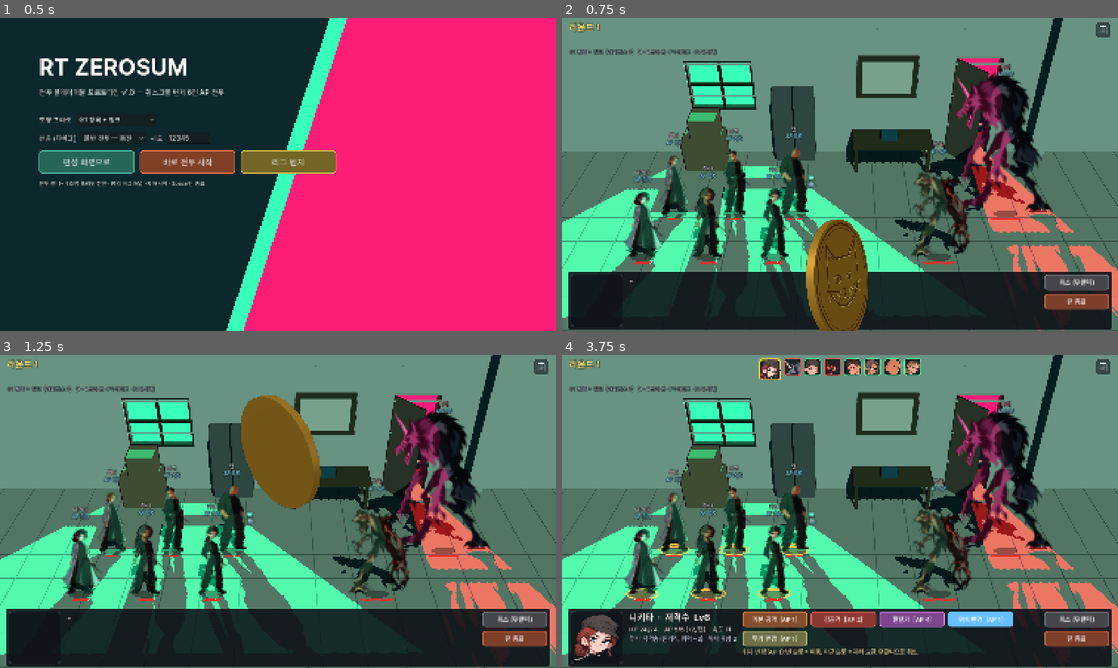
Above: before the commit, frames 1-4 (two rows, left to right).
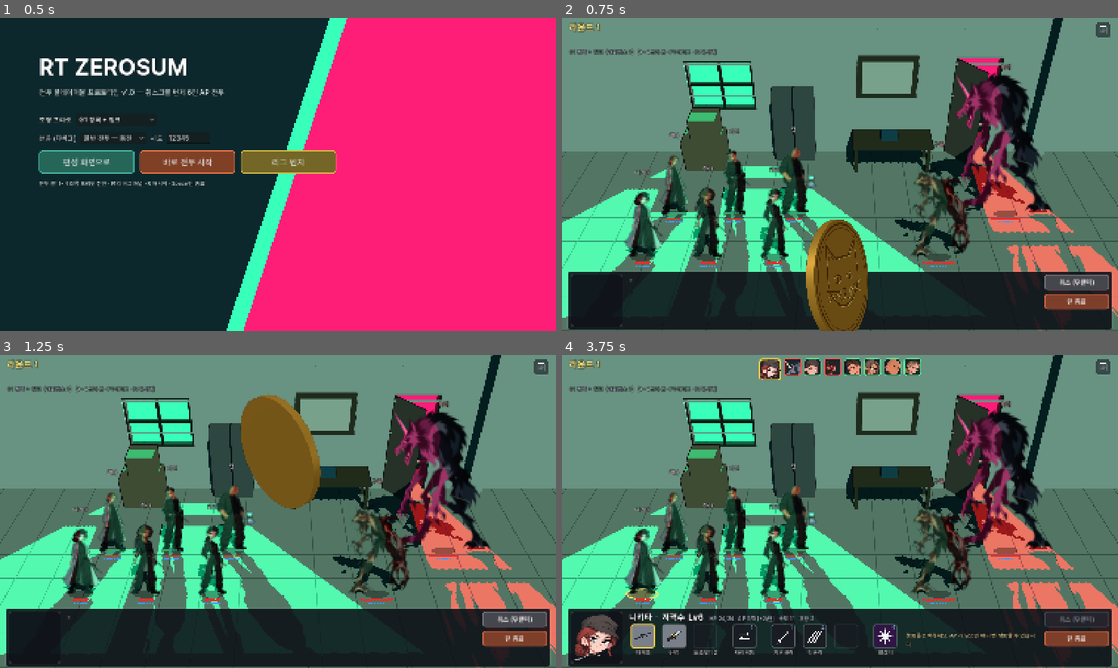
Above: after the commit, the same moments.

Repository: HomilBBANG/rt_zerosum
Game: Godot game, scene res://scenes/main_menu.tscn
Two runs of this game, one before a commit and one after it. Both use one fixed random seed, a clock stepped at 60 frames per second and the inputs below.
Inputs (mouse positions are in pixels of both pictures, inside the frame that each line leads up to):
- Up to frame 1 (0.5 s): no input
- Up to frame 2 (0.75 s): click "바로 전투 시작" at 0.5 s
- Up to frame 3 (1.25 s): no input
- Up to frame 4 (3.75 s): click "취소 (우클릭)" at 1.25 s; click (1101, 367) at 2.02 s; click "취소 (우클릭)" at 2.75 s; click (979, 617) at 3.5 s, where only the run before the commit has a clickable "위치 변경 [AP 1]"

Frame 1 is identical in both runs. In frame 2, 0.4% of the frame differs, in the area x 12-82%, y 17-85%; in frame 3, 0.4%; in frame 4, 7.0%, in the area x 12-99%, y 17-96%.

Commit message:
하단 HUD 개편(무기 3칸·자리 이동·스킬 3칸·필살기), 발밑 AP 파란 칸
- 발밑: 체력 칸 아래 AP 를 파란 평행사변형 칸으로 (최대 AP 칸, 현재 AP 만큼 참)
- 하단 슬롯: 무기 3칸(클릭 시 검은 "장착하기 AP -1" 버튼, 장착 중 노란 테두리·
  "장착 중" 비활성), 자리 이동(이동·교체 가능 자리 발밑 파란 표시), 기본 스킬 3칸
  (아이콘 아래 이름, 호버 설명), 필살기(호버 설명). tools/gen_ui_icons.py 아이콘
- 규칙: player_equip_weapon(index), UnitRuntime.move_locked/can_be_moved —
  옮길 수 없는 캐릭터는 이동·교체 후보에서 제외. 테스트 [12] (75개 통과)
- 자동 검증: --autoplay=slot:<i>:press|hover

Co-Authored-By: Claude Opus 5.5 <noreply@anthropic.com>
Claude-Session: https://claude.ai/code/session_014aytw3hj7boqn3SZ5GP5ti

Diff:
--- a/scripts/battle/battle_controller.gd
+++ b/scripts/battle/battle_controller.gd
@@ -301,14 +301,14 @@
 ## 이동 가능한 슬롯 목록 [{key, kind: "move"|"swap", other}]
 func get_move_options() -> Array[Dictionary]:
 	var out: Array[Dictionary] = []
-	if current == null or current.is_large():
+	if current == null or not current.can_be_moved():
 		return out
 	for key in slots.team_slot_keys(current.team):
 		if key == current.slot_key():
 			continue
 		var other := slots.unit_at(key)
-		if other != null and other.is_large():
-			continue
+		if other != null and not other.can_be_moved():
+			continue   # 부상·상태이상·큰 몸집: 표시하지 않음
 		out.append({"key": key, "kind": "move" if other == null else "swap", "other": other})
 	return out
 
@@ -382,6 +382,34 @@
 	current.actions_this_turn += 1
 	current.weapon_index = (current.weapon_index + 1) % current.data.weapons.size()
 	_log("%s 무기 변경 → %s" % [current.display_name(), current.current_weapon().name])
+	ap_changed.emit(current)
+	weapon_changed.emit(current)
+	_after_action()
+	return true
+
+
+## 무기 슬롯 index(0 주무기, 1·2 보조무기)를 장착. AP 는 무기 변경 비용(1).
+func player_equip_weapon(index: int) -> bool:
+	if not is_player_turn():
+		command_rejected.emit("지금은 명령할 수 없습니다.")
+		return false
+	var wp: ActionData = actions.get("weapon", null)
+	if wp == null:
+		return false
+	if index < 0 or index >= current.data.weapons.size():
+		command_rejected.emit("빈 무기 칸입니다.")
+		return false
+	if index == current.weapon_index:
+		command_rejected.emit("이미 장착 중입니다.")
+		return false
+	if not APComponent.can_pay(current, wp.ap_cost):
+		command_rejected.emit("AP가 부족합니다. (필요 %d)" % wp.ap_cost)
+		return false
+	_set_state(State.ACTION_RESOLVE)
+	APComponent.pay(current, wp.ap_cost)
+	current.actions_this_turn += 1
+	current.weapon_index = index
+	_log("%s 무기 장착 → %s" % [current.display_name(), current.current_weapon().name])
 	ap_changed.emit(current)
 	weapon_changed.emit(current)
 	_after_action()
--- a/scripts/battle/slot_manager.gd
+++ b/scripts/battle/slot_manager.gd
@@ -79,8 +79,8 @@
 	if target_key == unit.slot_key():
 		return {"ok": false, "reason": "현재 위치입니다."}
 	var other: UnitRuntime = _slots.get(target_key, null)
-	if unit.is_large() or (other != null and other.is_large()):
-		return {"ok": false, "reason": "큰 몸집은 자리를 옮기거나 바꿀 수 없습니다."}
+	if not unit.can_be_moved() or (other != null and not other.can_be_moved()):
+		return {"ok": false, "reason": "자리를 옮기거나 바꿀 수 없는 상태입니다."}
 	var from_key := unit.slot_key()
 	if other == null:
 		_slots.erase(from_key)
--- a/scripts/battle/unit_runtime.gd
+++ b/scripts/battle/unit_runtime.gd
@@ -13,6 +13,8 @@
 var alive: bool = true
 ## 이번 턴 누적 행동 수 (디버그/AI 용)
 var actions_this_turn: int = 0
+## 부상·상태이상 등으로 자리를 옮길 수 없음 (자리 이동·교환 대상에서 빠짐). 상태이상 시스템이 생기면 여기서 판단
+var move_locked: bool = false
 
 
 static func create(p_data: UnitData, p_instance_id: int, p_row: int, p_index: int) -> UnitRuntime:
@@ -32,6 +34,7 @@
 	weapon_index = 0
 	alive = true
 	actions_this_turn = 0
+	move_locked = false
 
 
 func slot_key() -> String:
@@ -54,6 +57,11 @@
 	return data.row_span > 1
 
 
+## 자리 이동·교환이 가능한가 (큰 몸집·부상·상태이상이면 불가)
+func can_be_moved() -> bool:
+	return alive and not is_large() and not move_locked
+
+
 func current_weapon() -> Dictionary:
 	if data.weapons.is_empty():
 		return {"id": "none", "name": "맨손", "range_type": data.range_type, "power_bonus": 0}
--- a/scripts/battle_scene.gd
+++ b/scripts/battle_scene.gd
@@ -75,7 +75,7 @@
 			KEY_ESCAPE: Game.go_menu()
 
 
-## CLI 자동 진행 (스크린샷/검증용): --autoplay=aim|move|fight:N
+## CLI 자동 진행 (스크린샷/검증용): --autoplay=aim|move|fight:N|slot:i:press|hover
 func _run_cli() -> void:
 	var auto: String = Game.cli.get("autoplay", "")
 	if auto != "":
@@ -95,6 +95,16 @@
 				break
 			if auto == "move":
 				hud.begin_move()
+				break
+			if auto.begins_with("slot"):
+				# --autoplay=slot:<번호>:press|hover — 하단 슬롯 클릭/호버 (0~2 무기, 3 이동, 4~6 스킬, 7 필살기)
+				await get_tree().process_frame
+				var b := hud.debug_slot_button(int(auto.get_slice(":", 1)))
+				if b != null:
+					if auto.get_slice(":", 2) == "hover":
+						b.mouse_entered.emit()
+					else:
+						b.pressed.emit()
 				break
 			if auto.begins_with("fight"):
 				if steps >= max_steps:
--- a/scripts/presentation/battle_view_2d.gd
+++ b/scripts/presentation/battle_view_2d.gd
@@ -300,11 +300,15 @@
 	return true
 
 
-## 발밑 체력 칸: 외곽선 없는 짧은 평행사변형 여러 개 (아군 3칸, 적 10칸). 체력 비율만큼 칸이 차고, 걸친 칸은 일부만 참.
+## 발밑 체력·AP 칸: 외곽선 없는 짧은 평행사변형 여러 개.
+## 체력(붉은색) = 아군 3칸 / 적 10칸, 체력 비율만큼 차고 걸친 칸은 일부만 참.
+## AP(파란색) = 체력 바로 아래, 최대 AP 수만큼 칸, 현재 AP 만큼 참.
 const HP_SEGMENTS_ALLY := 3
 const HP_SEGMENTS_ENEMY := 10
 const HP_COLOR := Color(0.95, 0.16, 0.14)
 const HP_EMPTY := Color(0.25, 0.04, 0.04, 0.7)
+const AP_COLOR := Color(0.25, 0.6, 1.0)
+const AP_EMPTY := Color(0.04, 0.1, 0.25, 0.7)
 
 
 func _draw_back_bars() -> void:
@@ -312,22 +316,28 @@
 		var s: UnitSprite2D = sprites[id]
 		var u: UnitRuntime = s.unit
 		var k := s.scale.y
+		var a := 1.0 if u.alive else 0.35
+		var h := maxf(6.0, 8.0 * k)
+		var y := s.position.y + 17.0 * k
 		var n := HP_SEGMENTS_ALLY if u.team == "ally" else HP_SEGMENTS_ENEMY
-		var seg_w := (15.0 if n <= 3 else 8.0) * k
-		var gap := 3.0 * k
-		var h := maxf(6.0, 8.0 * k)
-		var skew := h * 0.6   # 윗변을 오른쪽으로 밀어 기울임
-		var total := n * seg_w + (n - 1) * gap + skew
-		var x0 := s.position.x - total * 0.5
-		var y := s.position.y + 17.0 * k
-		var a := 1.0 if u.alive else 0.35
-		var filled := clampf(float(u.hp) / float(maxi(u.data.max_hp, 1)), 0.0, 1.0) * n
-		for i in n:
-			var x := x0 + i * (seg_w + gap)
-			back_bars.draw_colored_polygon(_para(x, y, seg_w, h, skew), Color(HP_EMPTY, HP_EMPTY.a * a))
-			var f := clampf(filled - i, 0.0, 1.0)
-			if f > 0.0:
-				back_bars.draw_colored_polygon(_para(x, y, seg_w * f, h, skew), Color(HP_COLOR, a))
+		var hp_frac := clampf(float(u.hp) / float(maxi(u.data.max_hp, 1)), 0.0, 1.0)
+		_draw_segments(s.position.x, y, n, (15.0 if n <= 3 else 8.0) * k, h, 3.0 * k, hp_frac * n, HP_COLOR, HP_EMPTY, a)
+		if u.alive:
+			var ah := maxf(4.0, 5.0 * k)
+			_draw_segments(s.position.x, y + h + 3.0 * k, u.data.max_ap, 7.0 * k, ah, 2.5 * k, float(u.ap), AP_COLOR, AP_EMPTY, a)
+
+
+## 가운데 cx 에 n 칸, filled 칸만큼 채움 (소수면 마지막 칸 일부)
+func _draw_segments(cx: float, y: float, n: int, seg_w: float, h: float, gap: float, filled: float, col: Color, empty: Color, a: float) -> void:
+	var skew := h * 0.6   # 윗변을 오른쪽으로 밀어 기울임
+	var total := n * seg_w + (n - 1) * gap + skew
+	var x0 := cx - total * 0.5
+	for i in n:
+		var x := x0 + i * (seg_w + gap)
+		back_bars.draw_colored_polygon(_para(x, y, seg_w, h, skew), Color(empty, empty.a * a))
+		var f := clampf(filled - i, 0.0, 1.0)
+		if f > 0.0:
+			back_bars.draw_colored_polygon(_para(x, y, seg_w * f, h, skew), Color(col, a))
 
 
 ## 아래변 왼쪽이 (x, y+h) 인 평행사변형
--- a/scripts/presentation/slot_marker_2d.gd
+++ b/scripts/presentation/slot_marker_2d.gd
@@ -1,6 +1,6 @@
 class_name SlotMarker2D
 extends Node2D
-## 이동(빈 슬롯) / 교환(점유 슬롯) 마커
+## 이동(빈 슬롯) / 교체(점유 슬롯) 마커: 이동·교체 가능한 자리의 발밑에 파란색으로 표시
 
 signal clicked(key: String)
 
@@ -34,7 +34,7 @@
 
 func _draw() -> void:
 	var pulse := 0.5 + 0.5 * sin(_t * 5.0)
-	var col := Color(0.4, 0.9, 1.0) if kind == "move" else Color(1.0, 0.8, 0.3)
+	var col := Color(0.3, 0.55, 1.0)   # 이동·교체 모두 파란색 (아이콘으로 구분)
 	if _hover:
 		col = col.lightened(0.3)
 	var pts := PackedVector2Array()
--- a/scripts/ui/battle_hud.gd
+++ b/scripts/ui/battle_hud.gd
@@ -18,8 +18,12 @@
 var portrait: TextureRect
 var name_label: Label
 var stat_label: Label
-var weapon_label: Label
-var buttons_box: GridContainer
+var slots_row: HBoxContainer        # 하단 슬롯 줄
+var equip_popup: Button             # 무기 칸 클릭 시 뜨는 장착 버튼
+var equip_index: int = -1
+var _last_busy := false
+var slot_tip: PanelContainer        # 슬롯 설명 말풍선 (호버)
+var slot_tip_label: Label
 var hint_label: Label
 var cancel_btn: Button
 var end_btn: Button
@@ -146,7 +150,7 @@
 	popup_root.mouse_filter = Control.MOUSE_FILTER_IGNORE
 	add_child(popup_root)
 
-	# 하단 명령 패널
+	# 하단 명령 패널: 초상화 | 이름 + [무기 3칸 · 자리 이동 · 기본 스킬 3칸 · 필살기] | 취소·턴 종료
 	bottom = PanelContainer.new()
 	bottom.add_theme_stylebox_override("panel", _panel_style(0.88))
 	bottom.set_anchors_and_offsets_preset(Control.PRESET_BOTTOM_WIDE)
@@ -166,27 +170,30 @@
 	pf.add_theme_stylebox_override("panel", _panel_style(0.6, Color(1, 1, 1, 0.3)))
 	pf.add_child(portrait)
 	hb.add_child(pf)
-	var info := VBoxContainer.new()
-	info.custom_minimum_size.x = 210
-	hb.add_child(info)
-	name_label = _label("-", 22, Color(1, 1, 1))
-	info.add_child(name_label)
-	stat_label = _label("", 15)
-	info.add_child(stat_label)
-	weapon_label = _label("", 14, Color(0.85, 0.9, 1.0))
-	info.add_child(weapon_label)
-	var mid := VBoxContainer.new()
-	mid.size_flags_horizontal = Control.SIZE_EXPAND_FILL
-	hb.add_child(mid)
-	buttons_box = GridContainer.new()
-	buttons_box.columns = 4
-	buttons_box.add_theme_constant_override("h_separation", 8)
-	buttons_box.add_theme_constant_override("v_separation", 8)
-	mid.add_child(buttons_box)
-	hint_label = _label("", 14, Color(1, 0.95, 0.7))
+	var col := VBoxContainer.new()
+	col.size_flags_horizontal = Control.SIZE_EXPAND_FILL
+	col.add_theme_constant_override("separation", 4)
+	hb.add_child(col)
+	var head_row := HBoxContainer.new()
+	head_row.add_theme_constant_override("separation", 14)
+	col.add_child(head_row)
+	name_label = _label("-", 20, Color(1, 1, 1))
+	head_row.add_child(name_label)
+	stat_label = _label("", 13, Color(0.8, 0.85, 0.9))
+	stat_label.size_flags_vertical = Control.SIZE_SHRINK_END
+	head_row.add_child(stat_label)
+	var slots_line := HBoxContainer.new()
+	slots_line.add_theme_constant_override("separation", 16)
+	col.add_child(slots_line)
+	slots_row = HBoxContainer.new()
+	slots_row.add_theme_constant_override("separation", 8)
+	slots_line.add_child(slots_row)
+	# 안내 문구: 슬롯 오른쪽 (캐릭터를 가리지 않게 패널 안)
+	hint_label = _label("", 13, Color(1, 0.95, 0.7))
 	hint_label.autowrap_mode = TextServer.AUTOWRAP_WORD_SMART
-	hint_label.custom_minimum_size.y = 30
-	mid.add_child(hint_label)
+	hint_label.size_flags_horizontal = Control.SIZE_EXPAND_FILL
+	hint_label.vertical_alignment = VERTICAL_ALIGNMENT_CENTER
+	slots_line.add_child(hint_label)
 	var right := VBoxContainer.new()
 	right.custom_minimum_size.x = 150
 	right.add_theme_constant_override("separation", 8)
@@ -197,6 +204,29 @@
 	end_btn = _button("턴 종료", Color(0.9, 0.45, 0.3))
 	end_btn.pressed.connect(func(): cancel_pending(); controller.player_end_turn())
 	right.add_child(end_btn)
+	# 무기 장착 팝업 (불투명 검은 버튼) + 슬롯 설명 말풍선
+	equip_popup = _button("장착하기  AP -1", Color(0.85, 0.85, 0.85))
+	var ep: StyleBoxFlat = equip_popup.get_theme_stylebox("normal").duplicate()
+	ep.bg_color = Color(0.02, 0.02, 0.03, 1.0)
+	ep.border_color = Color(1, 1, 1, 0.5)
+	equip_popup.add_theme_stylebox_override("normal", ep)
+	var ep_dis: StyleBoxFlat = ep.duplicate()
+	ep_dis.border_color = Color(1, 0.85, 0.3, 0.6)
+	equip_popup.add_theme_stylebox_override("disabled", ep_dis)
+	equip_popup.add_theme_color_override("font_disabled_color", Color(1, 0.85, 0.3))
+	equip_popup.custom_minimum_size = Vector2(124, 32)
+	equip_popup.visible = false
+	equip_popup.pressed.connect(_on_equip_pressed)
+	add_child(equip_popup)
+	slot_tip = PanelContainer.new()
+	slot_tip.add_theme_stylebox_override("panel", _panel_style(0.95, Color(1, 1, 1, 0.3)))
+	slot_tip.mouse_filter = Control.MOUSE_FILTER_IGNORE
+	slot_tip.visible = false
+	slot_tip_label = _label("", 14)
+	slot_tip_label.autowrap_mode = TextServer.AUTOWRAP_WORD_SMART
+	slot_tip_label.custom_minimum_size.x = 250
+	slot_tip.add_child(slot_tip_label)
+	add_child(slot_tip)
 
 	# 로그 (2단): 1단 = 우측 상단 아이콘만, 2단 = 아이콘 아래 기록 창. 아이콘 클릭(또는 L)으로 전환
 	log_btn = Button.new()
@@ -323,6 +353,7 @@
 		floating_root.add_child(hp)
 		hp.visible = not view.draws_back_bars()   # 2D 뷰는 월드 안에서 캐릭터 아래 층에 직접 그림
 		var ap := _label("", 12, Color(0.55, 0.9, 1.0))
+		ap.visible = false   # AP 는 발밑 파란 칸으로 표시
 		ap.horizontal_alignment = HORIZONTAL_ALIGNMENT_CENTER
 		root.add_child(ap)
 		floating_root.add_child(root)
@@ -425,6 +456,7 @@
 
 
 func cancel_pending() -> void:
+	_hide_equip()
 	pending_action = ""
 	pending_move = false
 	view.clear_slot_markers()
@@ -466,7 +498,7 @@
 
 func _unhandled_input(event: InputEvent) -> void:
 	if event is InputEventMouseButton and event.pressed and event.button_index == MOUSE_BUTTON_RIGHT:
-		if pending_action != "" or pending_move:
+		if pending_action != "" or pending_move or equip_popup.visible:
 			cancel_pending()
 	if event is InputEventKey and event.pressed and event.keycode == KEY_SPACE and controller and controller.is_player_turn():
 		cancel_pending()
@@ -474,36 +506,198 @@
 
 
 # ---------------------------------------------------------------- 갱신
+const SLOT := 56.0
+const SLOT_GAP := 18.0
+
+
 func _refresh_panel() -> void:
-	for c in buttons_box.get_children():
+	for c in slots_row.get_children():
 		c.queue_free()
+	slot_tip.visible = false
 	var u := controller.current
 	if u == null:
 		return
 	name_label.text = "%s  ·  %s  Lv%d" % [u.display_name(), u.data.role, u.data.level]
-	stat_label.text = "HP %d/%d    AP %d/%d (+%d/턴)    속도 %d" % [u.hp, u.data.max_hp, u.ap, u.data.max_ap, u.data.ap_recovery, u.data.speed]
-	var w := u.current_weapon()
-	weapon_label.text = "무기: %s (%s, 위력 %+d)   위치: %s %d" % [w.name, "원거리" if w.range_type == "ranged" else "근접", int(w.power_bonus), _row_text(u), u.index + 1]
+	stat_label.text = "HP %d/%d   AP %d/%d (+%d/턴)   속도 %d   %s %d" % [u.hp, u.data.max_hp, u.ap, u.data.max_ap, u.data.ap_recovery, u.data.speed, _row_text(u), u.index + 1]
 	portrait.texture = UnitArt.portrait(u.data.sprite_id, manifest)
-	portrait.flip_h = u.team == "enemy"
+	portrait.flip_h = (u.team == "enemy") != bool(u.data.palette.get("art_faces_left", false))
 	var is_player := controller.is_player_turn() and not view.busy
+	var opts := {}
 	for o in controller.get_command_options():
-		var b := _button("%s  [AP %d]" % [o.name, o.cost], _kind_color(o.kind))
-		b.disabled = not (is_player and o.enabled)
-		b.tooltip_text = o.desc if o.enabled else "%s\n(%s)" % [o.desc, o.reason]
-		if o.id == pending_action or (o.id == "move" and pending_move):
-			b.add_theme_stylebox_override("normal", b.get_theme_stylebox("pressed"))
-		var id: String = o.id
-		match o.kind:
-			"move":
-				b.pressed.connect(begin_move)
-			"weapon":
-				b.pressed.connect(func(): cancel_pending(); controller.player_change_weapon())
-			_:
-				b.pressed.connect(func(): begin_action(id))
-		buttons_box.add_child(b)
+		opts[o.id] = o
+	# 무기 3칸: 주무기 · 보조무기1 · 보조무기2
+	var wcost := int(opts.get("weapon", {}).get("cost", 1))
+	for i in 3:
+		if i < u.data.weapons.size():
+			var w: Dictionary = u.data.weapons[i]
+			var equipped := i == u.weapon_index
+			var tip := "%s  ·  %s  ·  위력 %+d%s\n%s" % [w.name, "원거리" if w.range_type == "ranged" else "근접", int(w.power_bonus), "  (장착 중)" if equipped else "", ["주무기", "보조무기 1", "보조무기 2"][i]]
+			var wi: int = i
+			_add_slot(_weapon_icon(str(w.id)), w.name, -1, is_player, "equipped" if equipped else "", tip, func(btn: Control): _open_equip_popup(btn, wi, wcost), false, true)
+		else:
+			_add_slot(null, ["주무기", "보조무기 1", "보조무기 2"][i], -1, false, "", "", Callable())
+	_add_gap()
+	# 자리 이동
+	var mv: Dictionary = opts.get("move", {})
+	if not mv.is_empty():
+		var mv_tip := "%s  ·  AP %d\n이동·교체할 수 있는 자리 아래에 파란 표시가 생깁니다. 빈 자리 = 이동, 아군 = 자리 교체.%s" % [mv.name, mv.cost, "" if mv.enabled else "\n(%s)" % mv.reason]
+		_add_slot(load("res://assets/textures/ui_move.png"), "자리 이동", mv.cost, is_player and mv.enabled, "selected" if pending_move else "", mv_tip, func(_b): _hide_equip(); begin_move())
+	_add_gap()
+	# 기본 스킬 3칸 + 필살기
+	var skills: Array = []
+	var ult: Dictionary = {}
+	for sid in u.data.skill_ids:
+		var o: Dictionary = opts.get(sid, {})
+		if o.is_empty():
+			continue
+		if o.kind == "ultimate":
+			ult = o
+		elif skills.size() < 3:
+			skills.append(o)
+	for i in 3:
+		if i < skills.size():
+			_add_skill_slot(skills[i], is_player)
+		else:
+			_add_slot(null, "", -1, false, "", "", Callable())
+	_add_gap()
+	if not ult.is_empty():
+		_add_skill_slot(ult, is_player)
+	else:
+		_add_slot(null, "필살기", -1, false, "", "", Callable())
 	end_btn.disabled = not is_player
-	cancel_btn.disabled = not (pending_action != "" or pending_move)
+	cancel_btn.disabled = not (pending_action != "" or pending_move or equip_popup.visible)
+
+
+func _add_skill_slot(o: Dictionary, is_player: bool) -> void:
+	var tip := "%s  ·  AP %d\n%s%s" % [o.name, o.cost, o.desc, "" if o.enabled else "\n(%s)" % o.reason]
+	var id: String = o.id
+	var icon_id := id if ResourceLoader.exists("res://assets/textures/ui_%s.png" % id) else ("ultimate" if o.kind == "ultimate" else "basic_attack")
+	_add_slot(load("res://assets/textures/ui_%s.png" % icon_id), o.name, o.cost, is_player and o.enabled, "selected" if pending_action == id else "", tip, func(_b): _hide_equip(); begin_action(id), o.kind == "ultimate")
+
+
+func _add_gap() -> void:
+	var g := Control.new()
+	g.custom_minimum_size.x = SLOT_GAP - 8.0
+	slots_row.add_child(g)
+
+
+## 정사각 슬롯 + 아래 이름. mark: "" | "equipped"(노란 테두리) | "selected"(선택 중). on_press(btn) 은 클릭 시 호출.
+func _add_slot(icon: Texture2D, caption: String, cost: int, enabled: bool, mark: String, tip: String, on_press: Callable, is_ult: bool = false, is_weapon: bool = false) -> void:
+	var box := VBoxContainer.new()
+	box.add_theme_constant_override("separation", 2)
+	box.custom_minimum_size.x = SLOT + 8.0
+	var btn := Button.new()
+	btn.custom_minimum_size = Vector2(SLOT, SLOT)
+	btn.size_flags_horizontal = Control.SIZE_SHRINK_CENTER
+	btn.focus_mode = Control.FOCUS_NONE
+	var sb := StyleBoxFlat.new()
+	sb.bg_color = Color(0.2, 0.08, 0.28, 0.95) if is_ult else Color(0.1, 0.11, 0.14, 0.95)
+	if is_weapon:
+		sb.bg_color = Color(0.5, 0.52, 0.56, 0.95)   # 무기 원화는 어두운 색이라 밝은 바탕
+	sb.border_color = Color(1, 1, 1, 0.22)
+	sb.set_border_width_all(2)
+	sb.set_corner_radius_all(6)
+	if mark == "equipped":
+		sb.border_color = Color(1.0, 0.82, 0.25)
+		sb.set_border_width_all(3)
+	elif mark == "selected":
+		sb.border_color = Color(0.45, 0.85, 1.0)
+		sb.set_border_width_all(3)
+	btn.add_theme_stylebox_override("normal", sb)
+	var hov: StyleBoxFlat = sb.duplicate()
+	hov.bg_color = sb.bg_color.lightened(0.12)
+	if mark == "":
+		hov.border_color = Color(1, 1, 1, 0.6)
+	btn.add_theme_stylebox_override("hover", hov)
+	btn.add_theme_stylebox_override("pressed", hov)
+	btn.add_theme_stylebox_override("disabled", sb)
+	if icon != null:
+		var tr := TextureRect.new()
+		tr.texture = icon
+		tr.expand_mode = TextureRect.EXPAND_IGNORE_SIZE
+		tr.stretch_mode = TextureRect.STRETCH_KEEP_ASPECT_CENTERED
+		tr.set_anchors_and_offsets_preset(Control.PRESET_FULL_RECT)
+		tr.offset_left = 7
+		tr.offset_top = 7
+		tr.offset_right = -7
+		tr.offset_bottom = -7
+		tr.mouse_filter = Control.MOUSE_FILTER_IGNORE
+		btn.add_child(tr)
+	if cost >= 0:
+		var cl := _label(str(cost), 12, Color(0.55, 0.8, 1.0))
+		cl.position = Vector2(SLOT - 13, 0)
+		cl.mouse_filter = Control.MOUSE_FILTER_IGNORE
+		btn.add_child(cl)
+	var active := enabled and on_press.is_valid()
+	btn.disabled = not active
+	if icon == null or not active:
+		btn.modulate = Color(1, 1, 1, 0.45) if icon != null else Color(1, 1, 1, 0.3)
+	if mark == "equipped":
+		btn.modulate = Color(1, 1, 1, 1)   # 장착 중 표시는 항상 선명하게
+		btn.disabled = not on_press.is_valid()
+	if on_press.is_valid():
+		btn.pressed.connect(func(): on_press.call(btn))
+	if tip != "":
+		btn.mouse_entered.connect(_show_slot_tip.bind(btn, tip))
+		btn.mouse_exited.connect(func(): slot_tip.visible = false)
+	box.add_child(btn)
+	var cap := _label(caption, 12, Color(0.9, 0.9, 0.92))
+	cap.horizontal_alignment = HORIZONTAL_ALIGNMENT_CENTER
+	cap.custom_minimum_size.x = SLOT + 8.0
+	cap.clip_text = true
+	box.add_child(cap)
+	slots_row.add_child(box)
+
+
+func _weapon_icon(wid: String) -> Texture2D:
+	var path := "res://assets/sprites/w_%s.png" % wid
+	return load(path) if ResourceLoader.exists(path) else load("res://assets/textures/ui_basic_attack.png")
+
+
+## 슬롯 설명 말풍선: 슬롯 바로 위
+func _show_slot_tip(btn: Control, text: String) -> void:
+	slot_tip_label.text = text
+	slot_tip.reset_size()
+	var r := btn.get_global_rect()
+	var x := clampf(r.position.x + r.size.x * 0.5 - slot_tip.size.x * 0.5, 8.0, 1280.0 - slot_tip.size.x - 8.0)
+	slot_tip.position = Vector2(x, r.position.y - slot_tip.size.y - (44.0 if equip_popup.visible else 8.0))
+	slot_tip.visible = true
+
+
+## 무기 칸 클릭: 그 칸 위에 불투명한 검은 버튼. 장착 중이면 "장착 중" 비활성
+func _open_equip_popup(btn: Control, index: int, cost: int) -> void:
+	if not controller.is_player_turn() or view.busy:
+		return
+	if pending_action != "" or pending_move:
+		cancel_pending()
+	var u := controller.current
+	equip_index = index
+	if index == u.weapon_index:
+		equip_popup.text = "장착 중"
+		equip_popup.disabled = true
+	else:
+		equip_popup.text = "장착하기  AP -%d" % cost
+		equip_popup.disabled = not APComponent.can_pay(u, cost)
+		if equip_popup.disabled:
+			equip_popup.text = "AP 부족"
+	equip_popup.reset_size()
+	var r := btn.get_global_rect()
+	equip_popup.position = Vector2(r.position.x + r.size.x * 0.5 - equip_popup.size.x * 0.5, r.position.y - equip_popup.size.y - 6.0)
+	equip_popup.visible = true
+	slot_tip.visible = false
+	cancel_btn.disabled = false
+
+
+func _on_equip_pressed() -> void:
+	var i := equip_index
+	_hide_equip()
+	controller.player_equip_weapon(i)
+	_refresh_panel()
+
+
+func _hide_equip() -> void:
+	equip_popup.visible = false
+	equip_index = -1
 
 
 func _kind_color(kind: String) -> Color:
@@ -637,14 +831,13 @@
 		for u in controller.slots.all_units():
 			lines.append("%s %s spd%d lv%d hp%d/%d ap%d/%d %s" % ["A" if u.team == "ally" else "E", u.display_name(), u.data.speed, u.data.level, u.hp, u.data.max_hp, u.ap, u.data.max_ap, u.slot_key() if u.alive else "dead"])
 		debug_label.text = "\n".join(lines)
-	# 연출 중에는 버튼 잠금 반영
-	if controller.is_player_turn():
-		var lock := view.busy
-		for b in buttons_box.get_children():
-			if b is Button and lock and not b.disabled:
-				b.disabled = true
-		if not lock and buttons_box.get_child_count() > 0 and buttons_box.get_child(0).disabled and controller.current.ap > 0:
-			_refresh_panel()
+	# 연출 중에는 슬롯 잠금 반영 (연출 시작·끝에 한 번씩 다시 그림)
+	var busy_now := controller.is_player_turn() and view.busy
+	if busy_now != _last_busy:
+		_last_busy = busy_now
+		if busy_now:
+			_hide_equip()
+		_refresh_panel()
 
 
 ## 위치 표시: 두 칸 큰 몸집은 "전방·중앙"
@@ -658,3 +851,14 @@
 ## 로그 1단(아이콘만) ↔ 2단(기록 창) 전환
 func toggle_log() -> void:
 	log_btn.button_pressed = not log_btn.button_pressed
+
+
+## 자동 검증용: 하단 슬롯 i 번째(간격 칸 제외) 버튼
+func debug_slot_button(i: int) -> Button:
+	var n := 0
+	for c in slots_row.get_children():
+		if c is VBoxContainer and not c.is_queued_for_deletion():
+			if n == i:
+				return c.get_child(0)
+			n += 1
+	return null
--- a/tests/run_tests.gd
+++ b/tests/run_tests.gd
@@ -52,6 +52,7 @@
 	_test_restart_resets()
 	_test_coin_is_seeded()
 	_test_large_units()
+	_test_equip_and_move_lock()
 	print("== %d passed, %d failed ==" % [_passes, _fails])
 	quit(1 if _fails > 0 else 0)
 
@@ -334,3 +335,29 @@
 	bc.slots.remove_dead_from_slots()
 	_check(bc.slots.unit_at("enemy:0:1") == null and bc.slots.unit_at("enemy:1:1") == null, "사망 시 두 칸 모두 비움")
 	bc.queue_free()
+
+
+func _test_equip_and_move_lock() -> void:
+	print("[12] 무기 칸 장착 (AP 1) / 이동 불가 상태는 이동·교환 후보에서 제외")
+	var bc := _make("ally")
+	bc.start_battle()
+	var cur := bc.current
+	_check(cur.team == "ally" and cur.data.weapons.size() >= 2, "아군 차례, 무기 2개 이상")
+	var ap0 := cur.ap
+	_check(not bc.player_equip_weapon(0) and cur.ap == ap0, "장착 중인 무기 재장착 거부, AP 유지")
+	_check(not bc.player_equip_weapon(2) and cur.ap == ap0, "빈 무기 칸 거부, AP 유지")
+	_check(bc.player_equip_weapon(1) and cur.weapon_index == 1 and cur.ap == ap0 - 1, "보조무기1 장착, AP -1")
+	var others := bc.slots.living_units("ally")
+	var locked: UnitRuntime = null
+	for u in others:
+		if u != bc.current:
+			locked = u
+			break
+	if bc.is_player_turn() and locked != null:
+		locked.move_locked = true
+		var keys := []
+		for o in bc.get_move_options():
+			keys.append(o.key)
+		_check(not keys.has(locked.slot_key()), "이동 불가 유닛 자리는 후보에 없음")
+		_check(not bc.slots.move_or_swap(bc.current, locked.slot_key()).ok, "이동 불가 유닛과 교환 거부")
+	bc.queue_free()
Binary file added: assets/textures/ui_basic_attack.png
Not shown, added: assets/textures/ui_basic_attack.png.import
Binary file added: assets/textures/ui_heal.png
Not shown, added: assets/textures/ui_heal.png.import
Binary file added: assets/textures/ui_heavy_attack.png
Not shown, added: assets/textures/ui_heavy_attack.png.import
Binary file added: assets/textures/ui_move.png
Not shown, added: assets/textures/ui_move.png.import
Binary file added: assets/textures/ui_rally.png
Not shown, added: assets/textures/ui_rally.png.import
Binary file added: assets/textures/ui_ultimate.png
Not shown, added: assets/textures/ui_ultimate.png.import
(and 6 more such lines)
